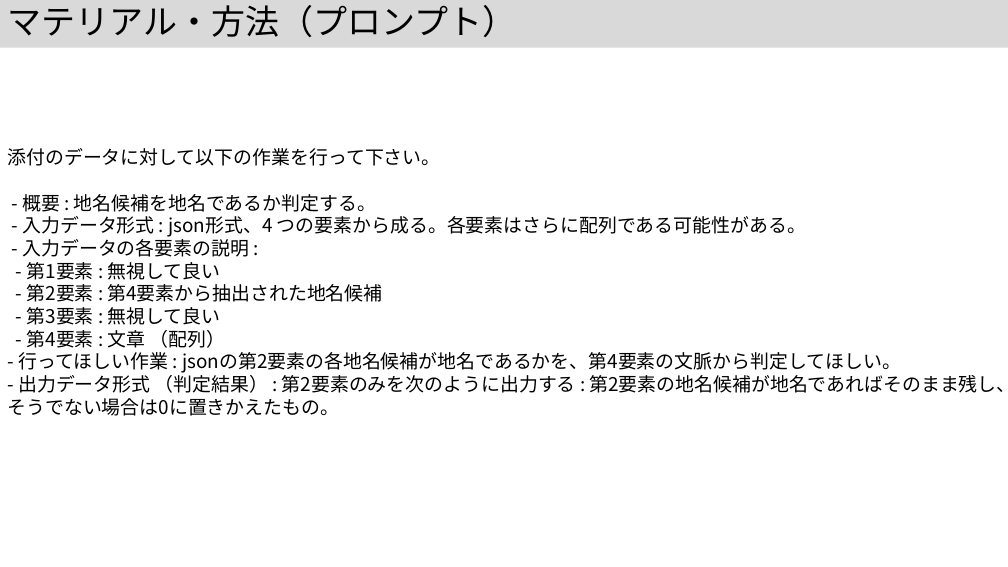
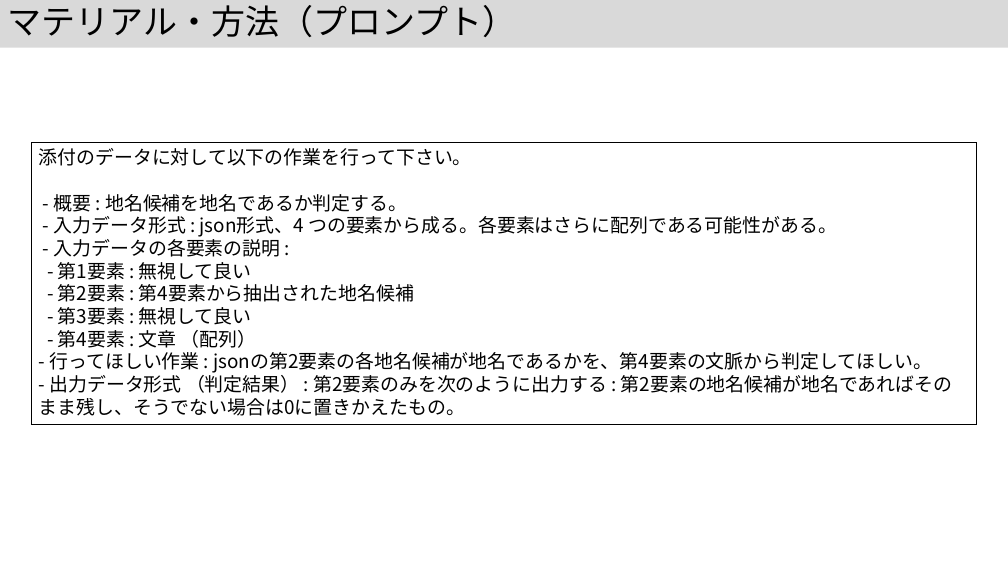
Before and after one commit to kouamano/nihongo-region-name-extract, a slide deck: slide 9 of jsik2026taikai.pptx. Drawn at 1008x567 pixels with LibreOffice and Linux fonts; fonts in the diff are those of the drawing. Boxes give left, top, right and bottom in pixels: in the first picture for what was removed or moved away, otherwise in the second. Text is boxed around its words. In the diff, an @@ line names an element or a change of style, - is before the commit and + after.

```diff
--- a/jsik2026taikai.pptx
+++ b/jsik2026taikai.pptx
@@ rectangle "添付のデータに対して以下の作業を行って下さい。": place and size @@
-rectangle "添付のデータに対して以下の作業を行って下さい。" at (7,148,1008,416)
+rectangle "添付のデータに対して以下の作業を行って下さい。" at (31,142,977,425)
@@ rectangle "添付のデータに対して以下の作業を行って下さい。" at (31,142,977,425): outline none to #000000 0.75 pt @@
```
Also in this commit, not shown: 7 other slides changed, 2 slides added, 1 slide removed.
